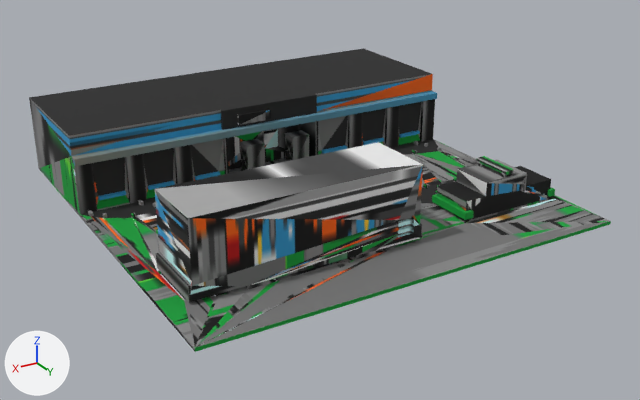
Two versions of the COLLADA model Assets/Mod/scene_hazmat2.dae, one commit apart.
Rendered twice from a 50 mm lens placed at (12.08, 23.87, 10.4), pointed at (-0.42, 3.04, -0.02). Arrows for +X, +Y and +Z are at lower left; the lights stay in place. Where no turn or scale is listed for an object, it has been applied to the vertices.

The scene before the commit, as lines of its bpy script (objects in view):
```python
me_plane_tex = bpy.data.meshes.new('Plane-tex')
me_plane_tex.from_pydata(...)  # 1112 vertices, 2260 faces; spans x -6.55..6.05, y -3.95..8.65, z -0.05..2.35
me_plane_tex.materials.append(mat_lambert0)  # picture img_scene_hazmat2_texture0_png
ob_scene_hazmat2 = bpy.data.objects.new('scene_hazmat2', me_plane_tex)
ob_scene_hazmat2.location = (0.0, 0.0, 0.0)
```
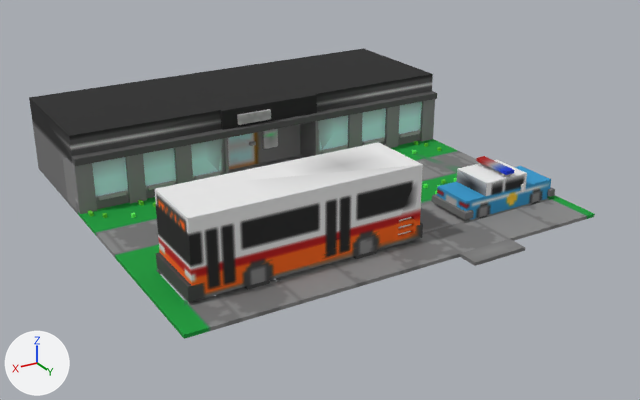
The change in detail:
me_plane_tex is used by ob_scene_hazmat2; location (0.0, 0.0, 0.0).
me_plane_tex had 1112 vertices, 2260 faces and spanned x -6.55..6.05, y -3.95..8.65, z -0.05..2.35.
me_plane_tex now has 984 vertices, 1996 faces and spans x -6.55..6.05, y -3.95..8.65, z -0.05..2.35.
Part 1, on me_plane_tex:
140 vertices are removed from x -6.55..6.05, y -0.05..8.65, z -0.05..1.15.
340 faces are deleted.
12 vertices are added at x -6.55..6.05, y 8.05..8.65, z -0.05..0.05.
76 new faces join them.
me_plane_tex part 2: 1920 kept faces spanning x -6.55..6.05, y -3.95..6.95, z -0.05..2.35 get new texture (UV) coordinates.

What differs and where, as boxes [x1, y1, x2, y2] in the pictures (640 x 400 px):
'scene_hazmat2', reshaped
    before: [29, 48, 611, 352]
    after: [29, 48, 595, 339]
part 1 of me_plane_tex, cut back
    before: [44, 130, 611, 352]
    after: [44, 142, 595, 339]
part 2 of me_plane_tex, surface changed
    both: [29, 72, 555, 302]
